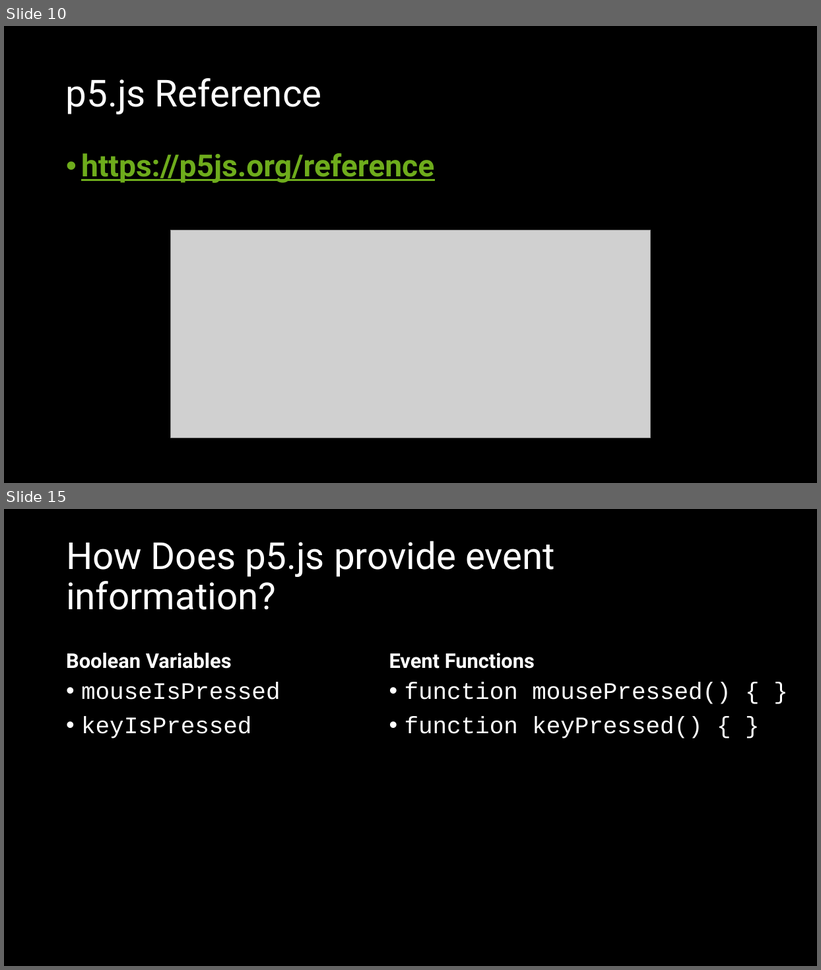
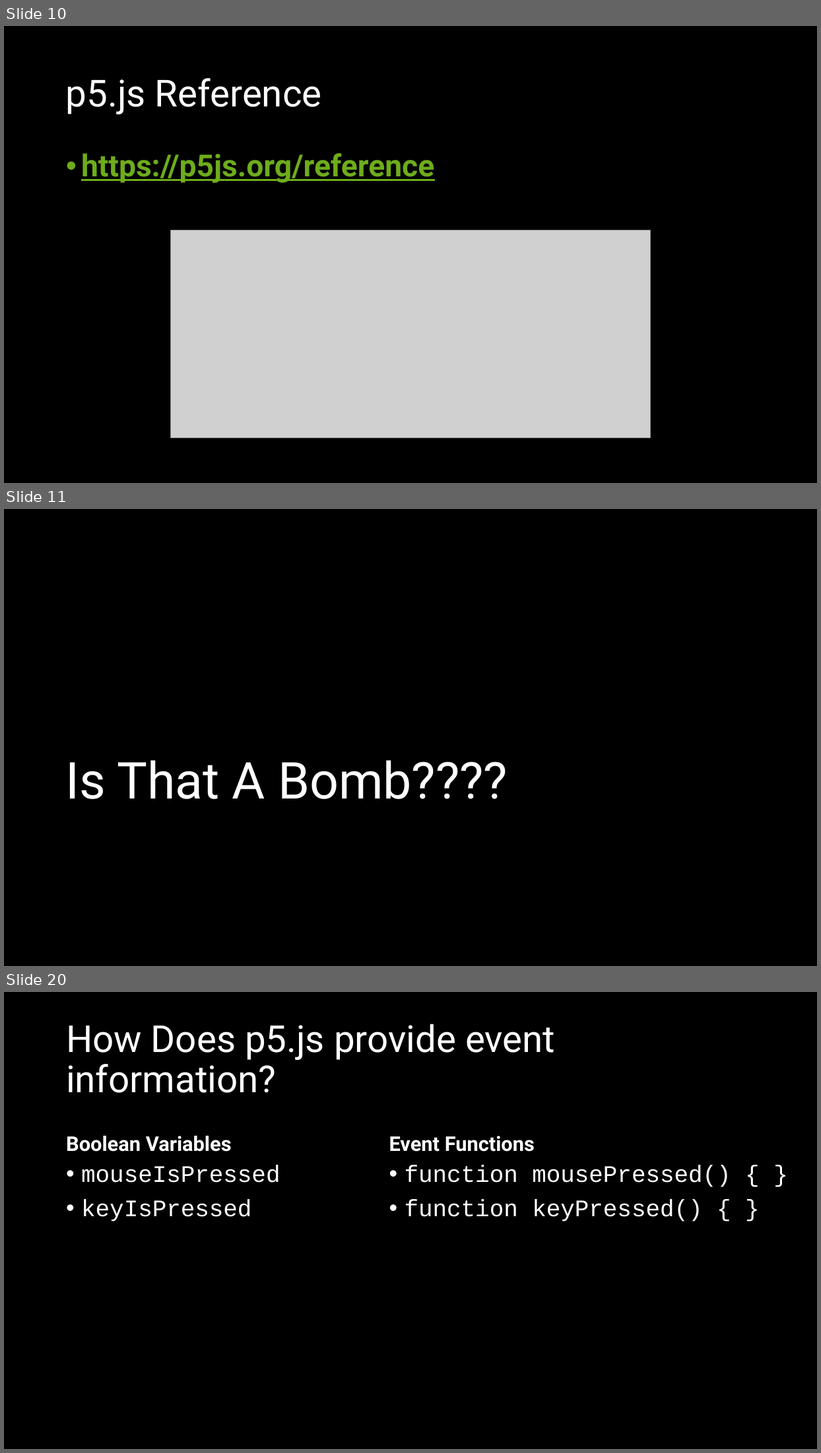
Before and after one commit to crhallberg/IMM120, a slide deck: Presentations/Sept 11 - Class 2.pptx. Shown one above the other, each under a label of ours: slides 10 and 15 before the commit, slides 10, 11 and 20 after it; the slides between them are not shown. The pictures are 821x970 and 821x1453 pixels, drawn with LibreOffice and Linux fonts; fonts in the diff are those of the drawing; grey boxes stand for pictures. Boxes give left, top, right and bottom in pixels: in the first picture for what was removed or moved away, otherwise in the second. Text is boxed around its words. In the diff, an @@ line names an element or a change of style, - is before the commit and + after.

```diff
--- a/Presentations/Sept 11 - Class 2.pptx
+++ b/Presentations/Sept 11 - Class 2.pptx
@@ slide 11 added at <box>4,509,817,966</box>, background #000000 @@
@@ title added at <box>65,760,508,799</box>, 60 pt, text #FFFFFF @@
+Is That A Bomb????
@@ what was slide 15 is now slide 20 @@
```
Also in this commit, not shown: 2 slides changed, 13 other slides added, 3 slides removed, 3 other files.
